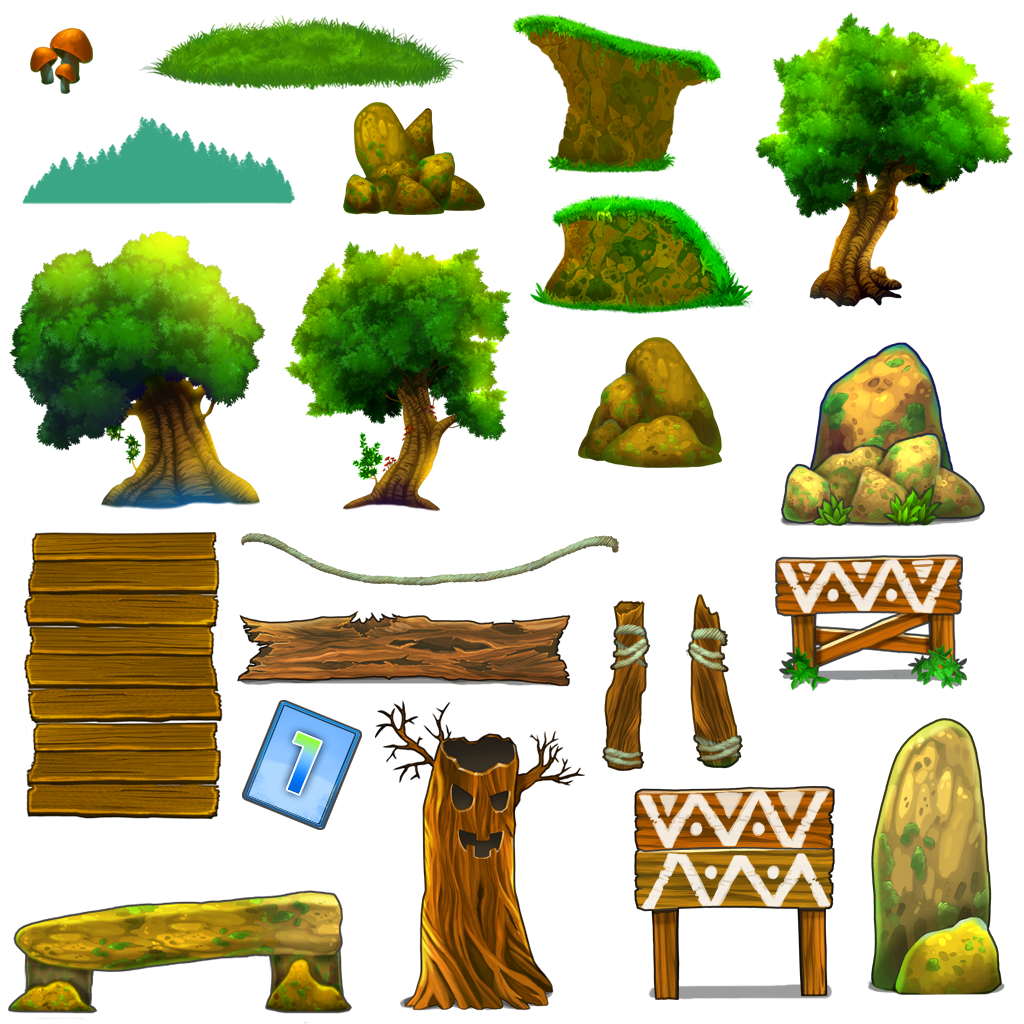
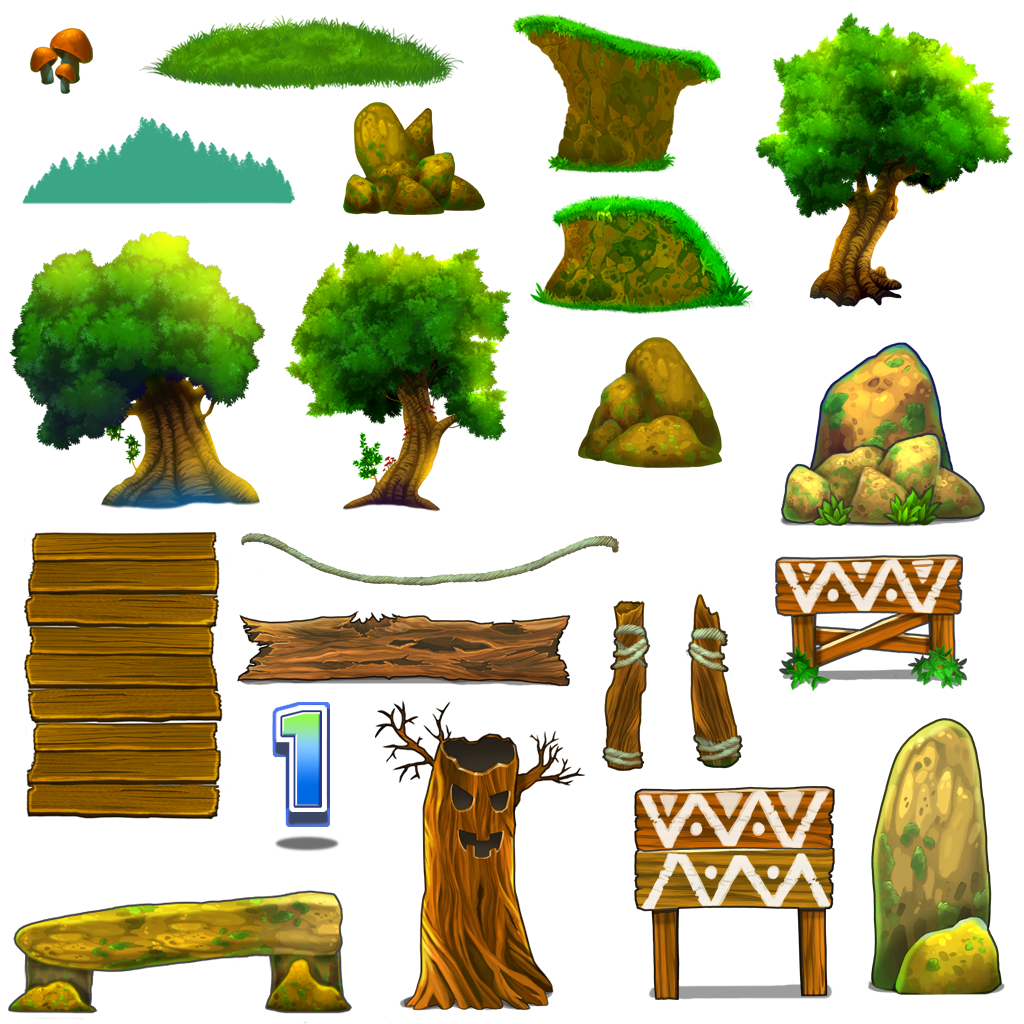
Layers edited between the first and the second 1024 x 1024 image:
added layer "Group 1" above "Layer 1" over bbox(272, 702, 341, 852)
hid "Layer 1" over bbox(244, 702, 360, 827)
painted on "Group 1 copy 2" over bbox(242, 700, 362, 830)
